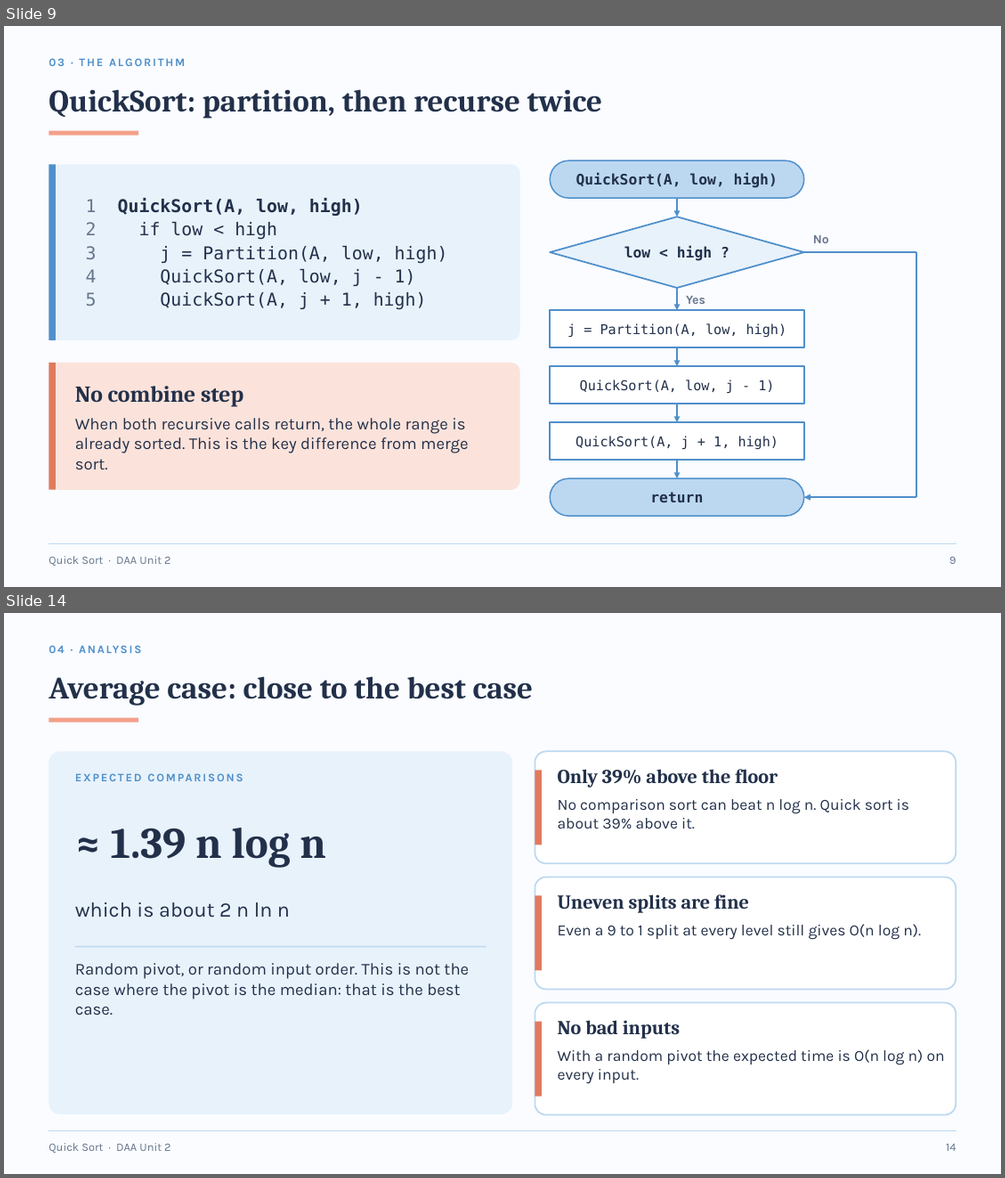
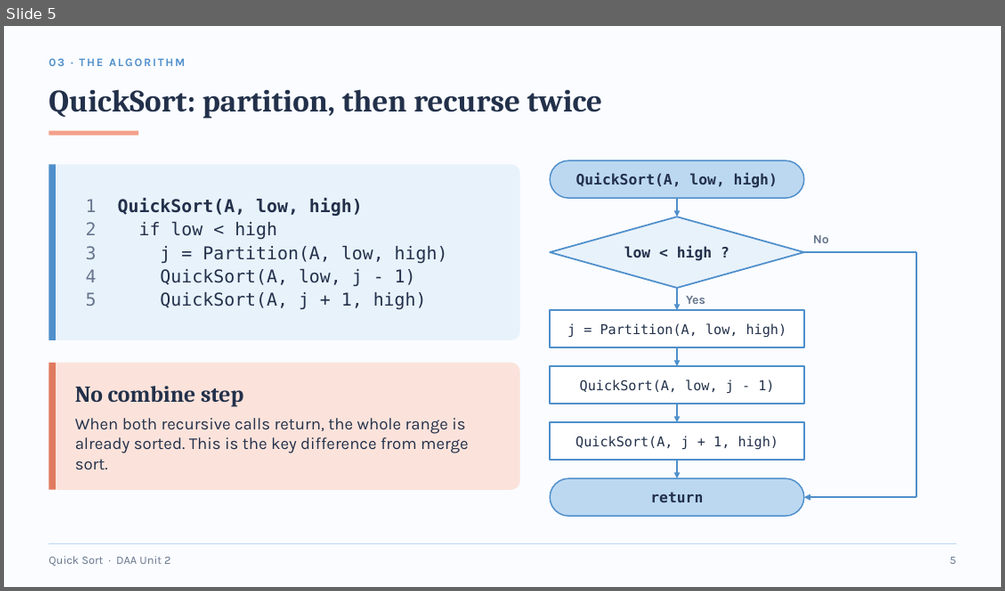
Before and after one commit to AmeyKuradeAK/DAA, a slide deck: QuickSort_DAA.pptx. Shown one above the other, each under a label of ours: slides 9 and 14 before the commit, slide 5 after it; the slides between them are not shown. The pictures are 1005x1178 and 1005x591 pixels, drawn with LibreOffice and Linux fonts; fonts in the diff are those of the drawing. Boxes give left, top, right and bottom in pixels: in the first picture for what was removed or moved away, otherwise in the second. Text is boxed around its words. In the diff, an @@ line names an element or a change of style, - is before the commit and + after.

Commit message:
Condense Quick Sort deck to 7 slides

```diff
--- a/QuickSort_DAA.pptx
+++ b/QuickSort_DAA.pptx
@@ slide 14 removed at bbox=[4, 613, 1001, 1174], background #FAFCFF @@
@@ text removed at bbox=[48, 639, 722, 658] @@
-04 · ANALYSIS
@@ title removed at bbox=[48, 676, 534, 706] @@
-Average case: close to the best case
@@ rectangle removed at bbox=[48, 718, 138, 722] @@
@@ rounded rectangle removed at bbox=[48, 751, 512, 1114] @@
@@ text removed at bbox=[75, 766, 486, 788] @@
-EXPECTED COMPARISONS
@@ rounded rectangle removed at bbox=[535, 751, 956, 863] @@
@@ rectangle removed at bbox=[535, 770, 542, 844] @@
@@ text removed at bbox=[558, 769, 777, 787] @@
-Only 39% above the floor
@@ text removed at bbox=[558, 799, 909, 828] @@
-No comparison sort can beat n log n. Quick sort is about 39% above it.
@@ text removed at bbox=[111, 827, 326, 868] @@
-≈ 1.39 n log n
@@ rounded rectangle removed at bbox=[535, 877, 956, 989] @@
@@ text removed at bbox=[75, 902, 290, 917] @@
-which is about 2 n ln n
@@ rectangle removed at bbox=[535, 896, 542, 971] @@
@@ text removed at bbox=[558, 894, 749, 913] @@
-Uneven splits are fine
@@ text removed at bbox=[558, 924, 921, 940] @@
-Even a 9 to 1 split at every level still gives O(n log n).
@@ rectangle removed at bbox=[75, 946, 486, 948] @@
@@ text removed at bbox=[75, 963, 469, 1014] @@
-Random pivot, or random input order. This is not the case where the pivot is the median: that is the best case.
@@ rounded rectangle removed at bbox=[535, 1003, 956, 1115] @@
@@ rectangle removed at bbox=[535, 1022, 542, 1096] @@
@@ text removed at bbox=[558, 1020, 680, 1038] @@
-No bad inputs
@@ text removed at bbox=[558, 1049, 945, 1084] @@
-With a random pivot the expected time is O(n log n) on every input.
@@ line removed from (48, 1130) to (956, 1130) @@
@@ text removed at bbox=[48, 1143, 170, 1152] @@
-Quick Sort · DAA Unit 2
@@ text removed at bbox=[946, 1143, 955, 1151] @@
-14
@@ what was slide 9 is now slide 5 @@
```
Also in this commit, not shown: 5 other slides changed, 13 other slides removed, 1 other file.
